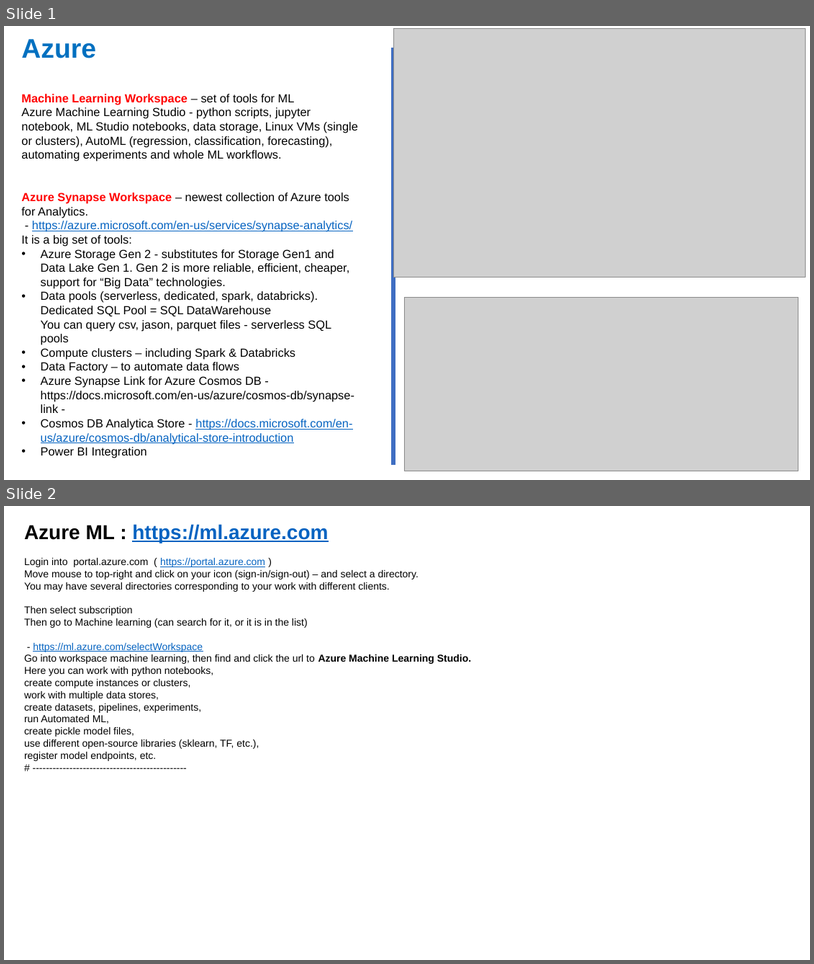
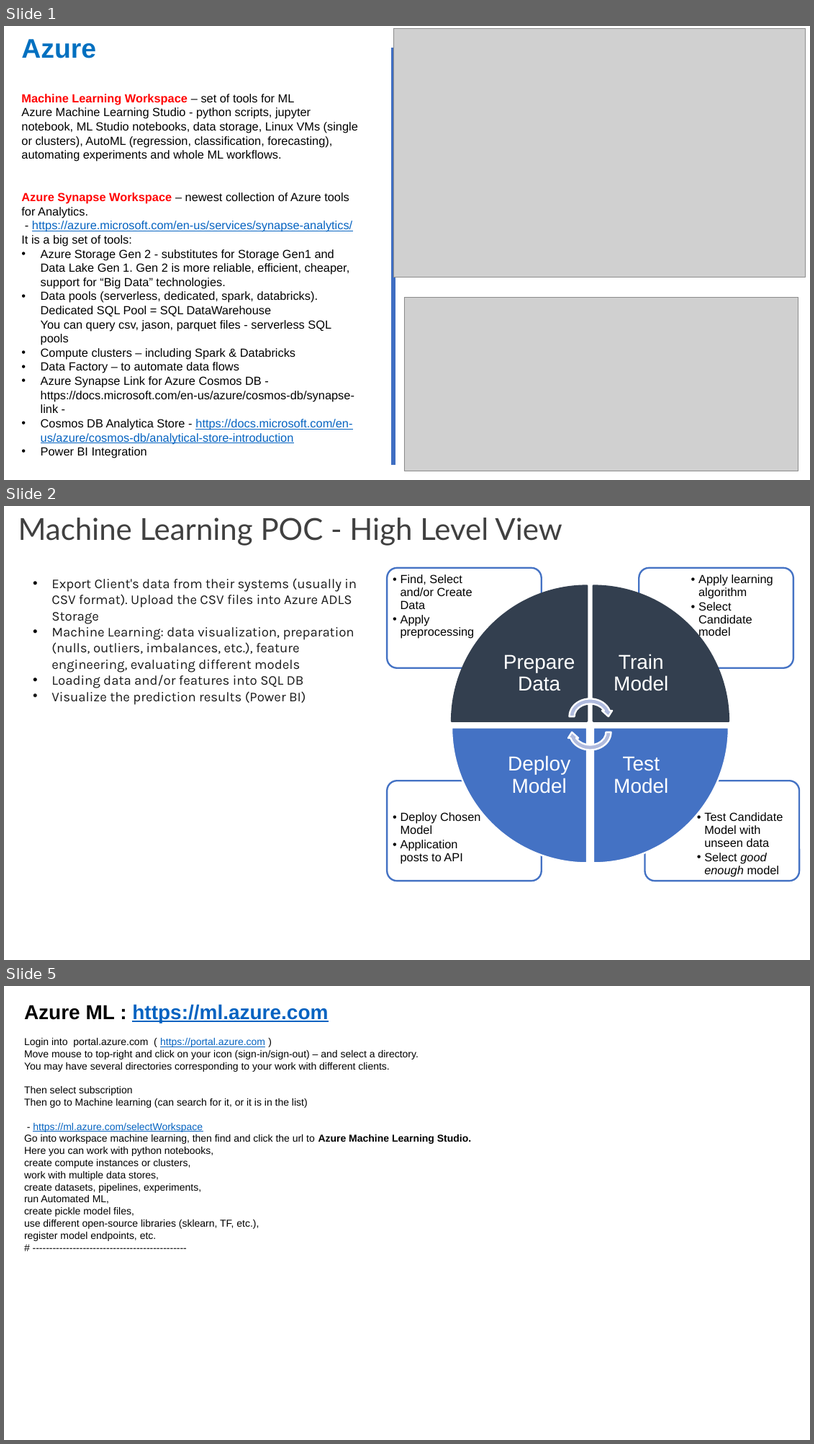
Before and after one commit to lselector/ml_ai_doc, a slide deck: Azure.pptx. Shown one above the other, each under a label of ours: slides 1 and 2 before the commit, slides 1, 2 and 5 after it; the slides between them are not shown. The pictures are 814x964 and 814x1444 pixels, drawn with LibreOffice and Linux fonts; fonts in the diff are those of the drawing; grey boxes stand for pictures. Boxes give left, top, right and bottom in pixels: in the first picture for what was removed or moved away, otherwise in the second. Text is boxed around its words. In the diff, an @@ line names an element or a change of style, - is before the commit and + after.

```diff
--- a/Azure.pptx
+++ b/Azure.pptx
@@ slide 2 added at [4, 506, 810, 960], background #FFFFFF @@
@@ text added at [18, 518, 562, 546], 36 pt, text #404040 @@
+Machine Learning POC - High Level View
@@ text added at [52, 578, 357, 705], 16 pt, text #1A1A1A @@
+• Export Client's data from their systems (usually in CSV format). Upload the CSV files into Azure ADLS Storage
+• Machine Learning: data visualization, preparation (nulls, outliers, imbalances, etc.), feature engineering, evaluating different models
+• Loading data and/or features into SQL DB
+• Visualize the prediction results (Power BI)
@@ group added at [388, 568, 800, 880]: 8 texts, 4 rounded rectangles, 4 pie wedges, 2 circular arrows @@
+  • Test Candidate Model with unseen data
+  • Select good enough model
+  • Deploy Chosen Model
+  • Application posts to API
+  • Apply learning algorithm
+  • Select Candidate model
+  • Find, Select and/or Create Data
+  • Apply preprocessing
+Prepare Data
+Train Model
+Test Model
+Deploy Model
@@ what was slide 2 is now slide 5 @@
```
Also in this commit, not shown: 2 other slides added, 1 other file.
